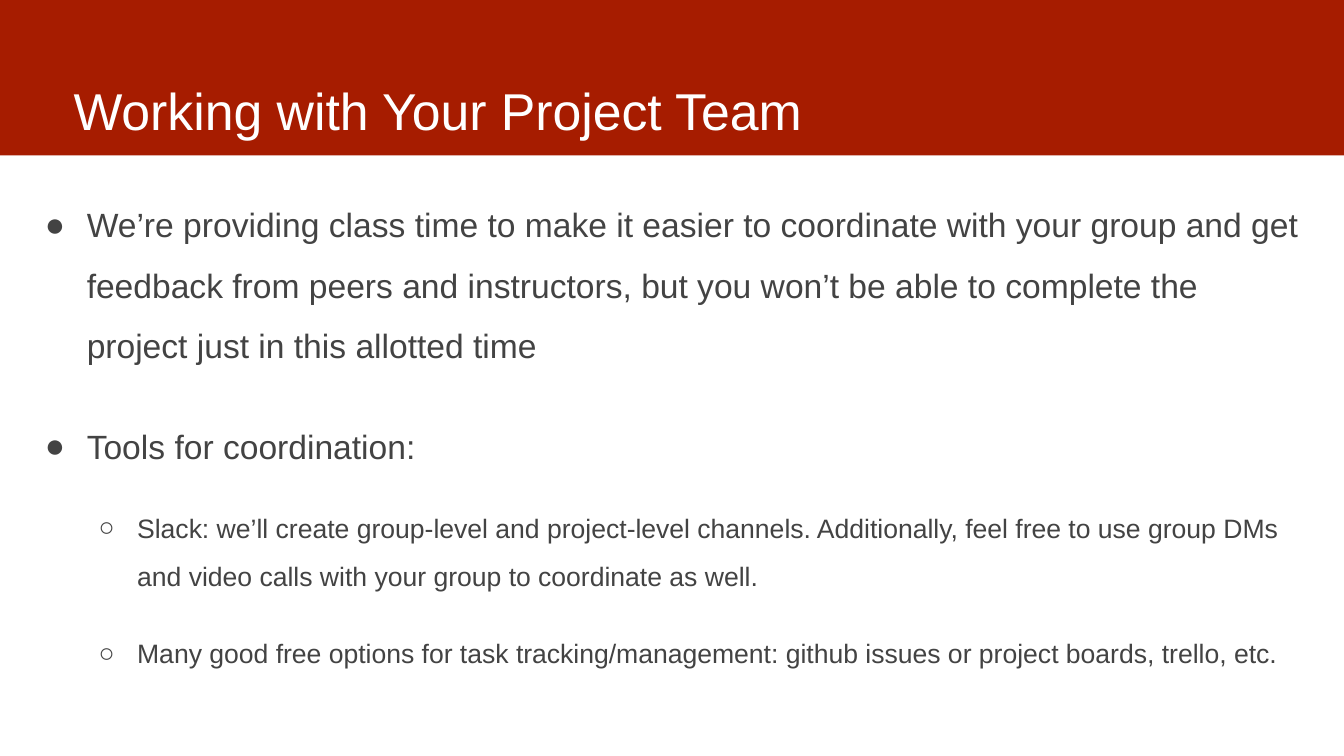
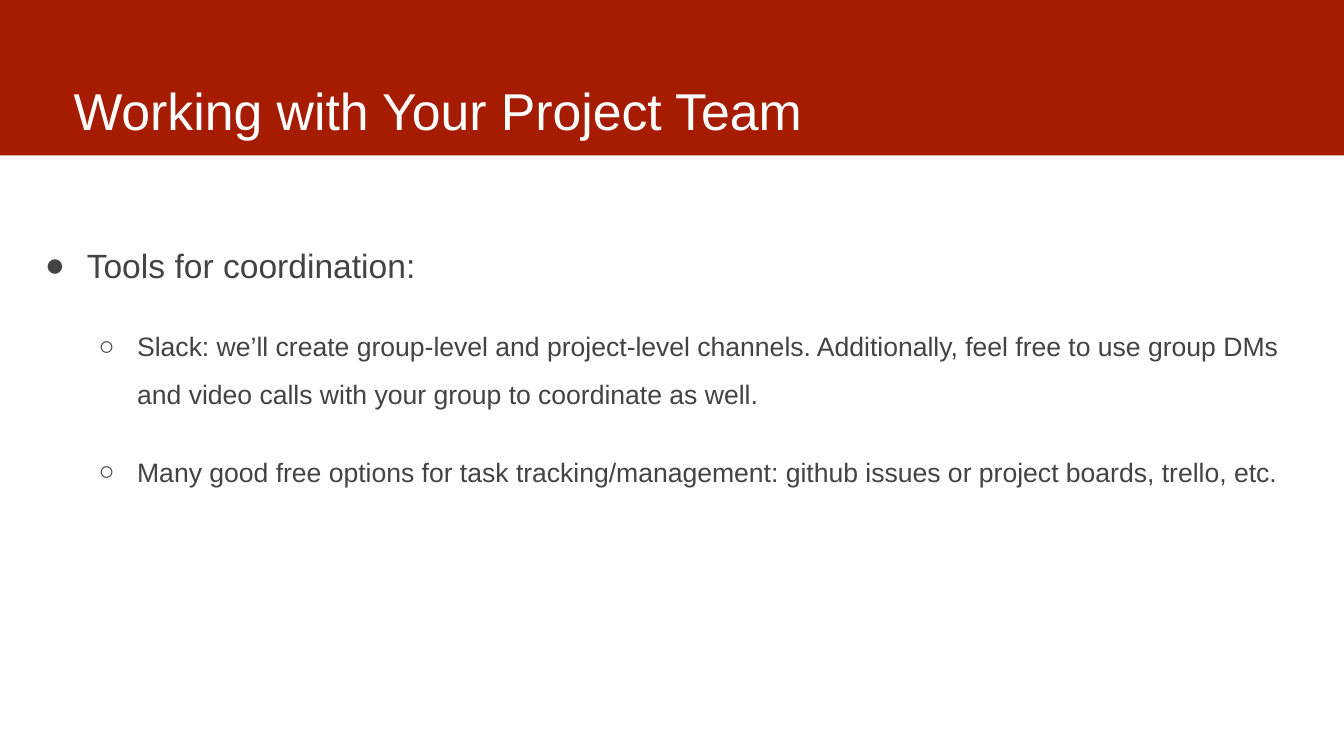
Before and after one commit to dssg/MLinPractice, a slide deck: slide 7 of Lectures/Lecture3-Data.pptx (slide 6 before the commit). Drawn at 1344x756 pixels with LibreOffice and Linux fonts; fonts in the diff are those of the drawing. Boxes give left, top, right and bottom in pixels: in the first picture for what was removed or moved away, otherwise in the second. Text is boxed around its words. In the diff, an @@ line names an element or a change of style, - is before the commit and + after.

Commit message:
updated

```diff
--- a/Lectures/Lecture3-Data.pptx
+++ b/Lectures/Lecture3-Data.pptx
@@ text at <box>87,212,1298,365</box>: paragraph removed @@
-● We’re providing class time to make it easier to coordinate with your group and get feedback from peers and instructors, but you won’t be able to complete the project just in this allotted time
```
Also in this commit, not shown: 5 other slides changed, 1 slide added.
